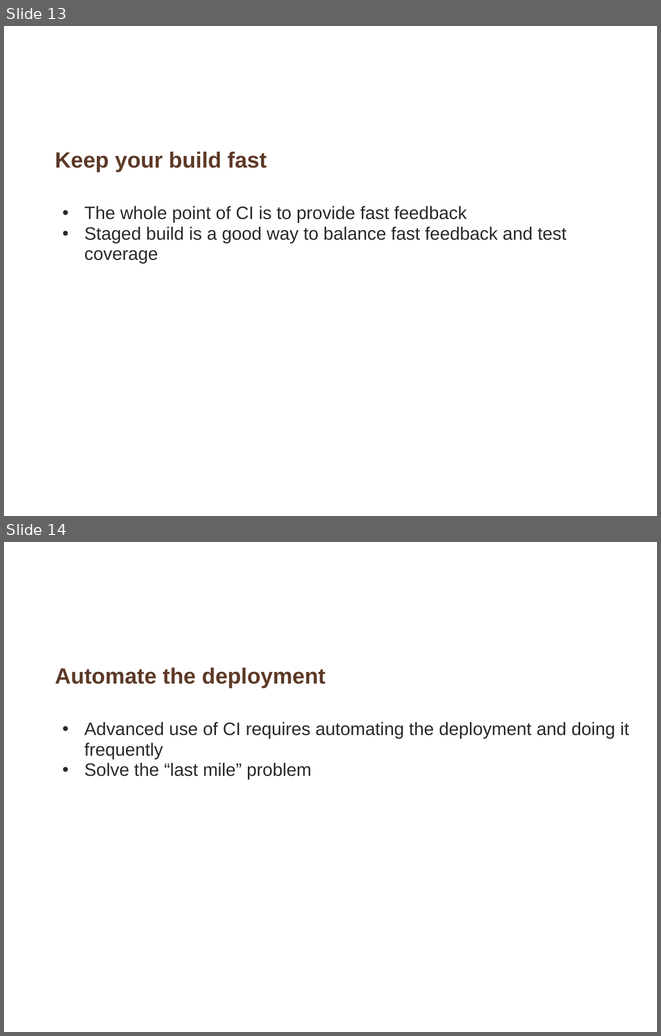
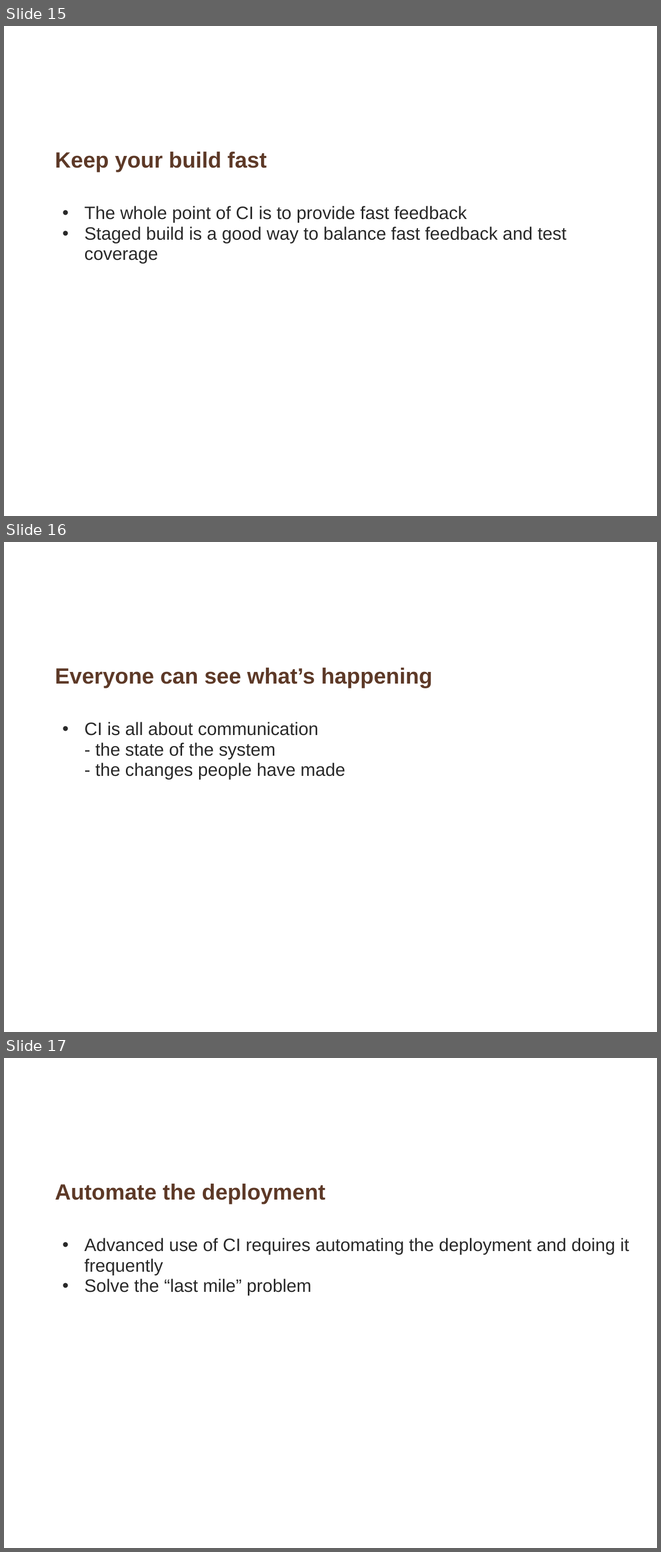
Before and after one commit to whimet/cruisetraining, a slide deck: Introduction_continuous_integration.ppt. Shown one above the other, each under a label of ours: slides 13 and 14 before the commit, slides 15, 16 and 17 after it. The pictures are 661x1036 and 661x1552 pixels, drawn with LibreOffice and Linux fonts; fonts in the diff are those of the drawing; background and template pictures are left out. Boxes give left, top, right and bottom in pixels: in the first picture for what was removed or moved away, otherwise in the second. Text is boxed around its words. In the diff, an @@ line names an element or a change of style, - is before the commit and + after.

```diff
--- a/Introduction_continuous_integration.ppt
+++ b/Introduction_continuous_integration.ppt
@@ slide 16 added at [4, 542, 657, 1032], background picture (left out) @@
@@ title added at [55, 668, 432, 688], 27 pt, text #5D3927, bold @@
+Everyone can see what’s happening
@@ text added at [85, 722, 345, 779], 22 pt, text #292929 @@
+  • CI is all about communication
+  - the state of the system
+  - the changes people have made
@@ what was slide 13 is now slide 15 @@
@@ what was slide 14 is now slide 17 @@
```
Also in this commit, not shown: 2 slides changed, 2 other slides added.
